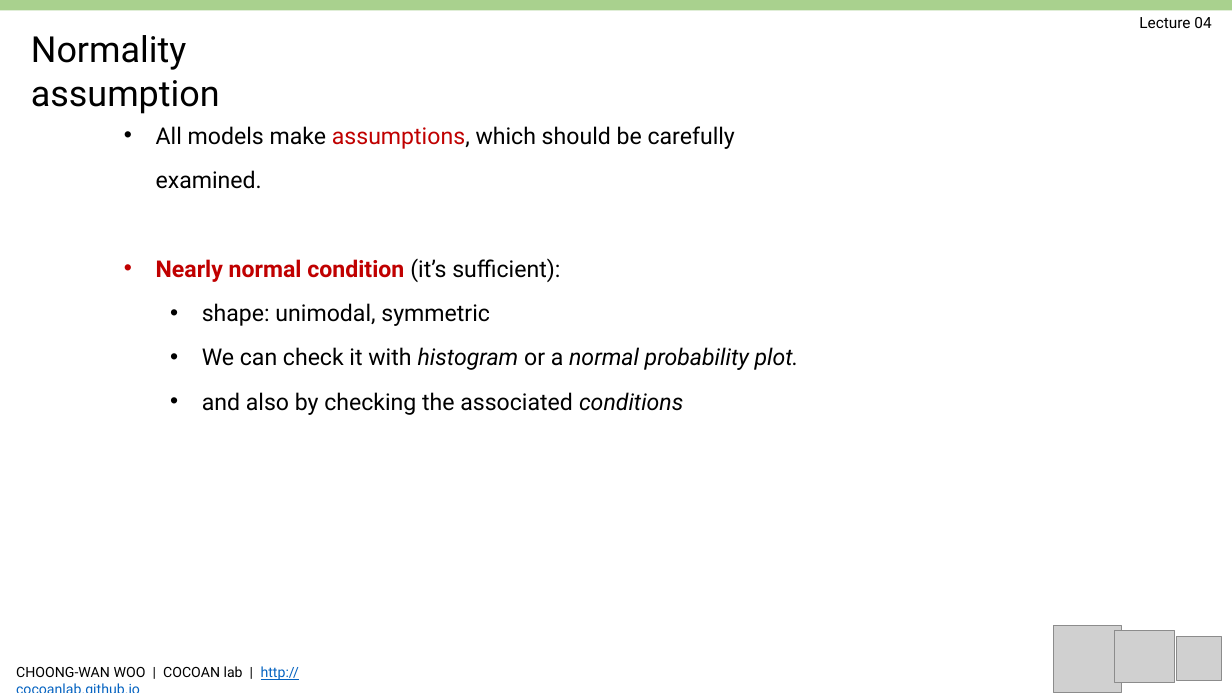
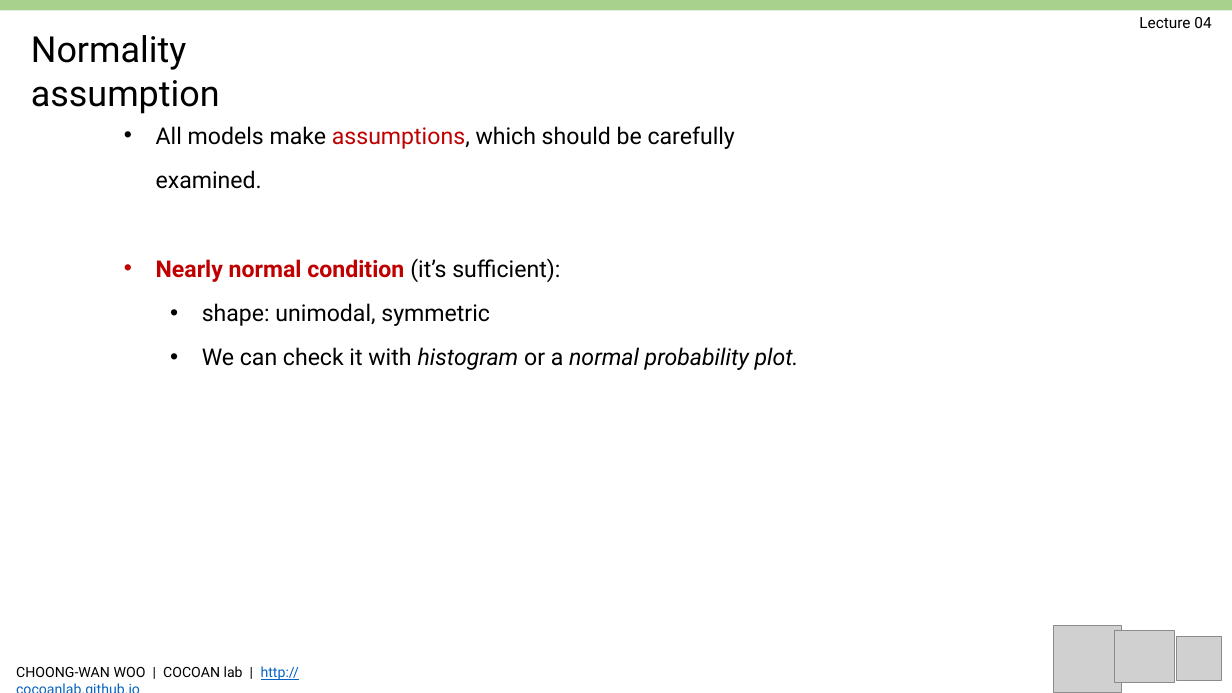
Before and after one commit to jun-hyeok/GBE3037-41_BME-Probability-and-Stability_2019Spring, a slide deck: slide 12 of slides/Woo_GBE3037_L04.pptx (slide 13 before the commit). Drawn at 1232x693 pixels with LibreOffice and Linux fonts; fonts in the diff are those of the drawing; grey boxes stand for pictures. Boxes give left, top, right and bottom in pixels: in the first picture for what was removed or moved away, otherwise in the second. Text is boxed around its words. In the diff, an @@ line names an element or a change of style, - is before the commit and + after.

```diff
--- a/slides/Woo_GBE3037_L04.pptx
+++ b/slides/Woo_GBE3037_L04.pptx
@@ text at [202, 392, 683, 415]: paragraph removed @@
-  • and also by checking the associated conditions
```
Also in this commit, not shown: 7 other slides changed, 2 slides removed, 3 other files.
